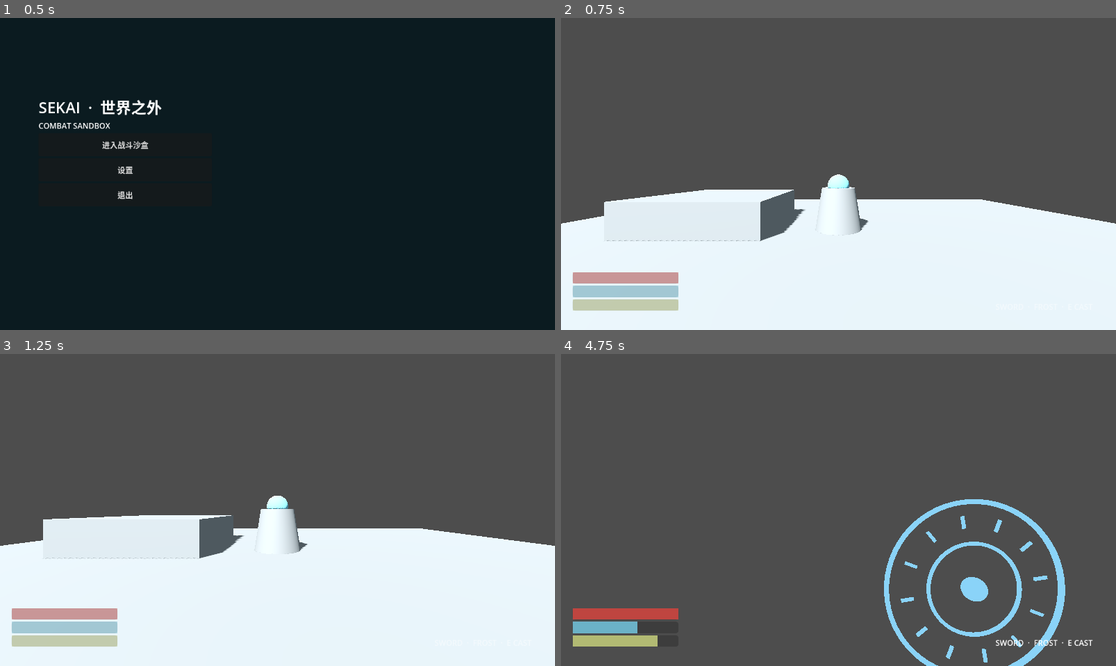
Above: before the commit, frames 1-4 (two rows, left to right).
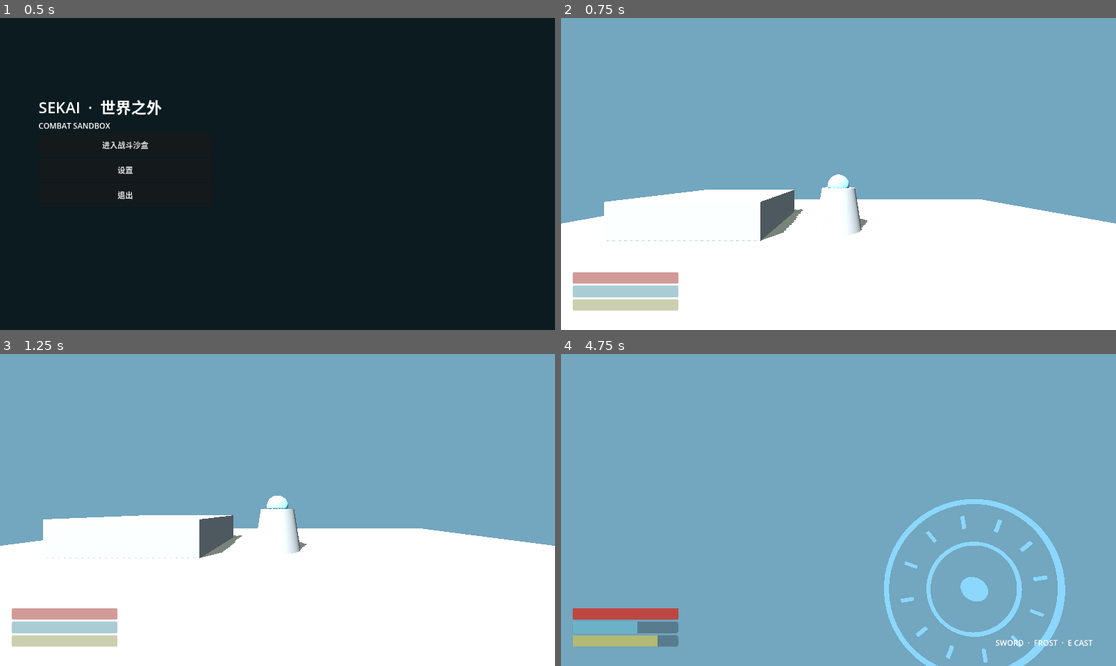
Above: after the commit, the same moments.

Repository: nanhudev/SEKAI
Game: Godot game, scene res://scenes/main/Main.tscn
The game is run twice, just before and just after one commit, with the same random seed, the same clock (stepped at 60 frames per second) and the same inputs.
Inputs (mouse positions are in pixels of both pictures, inside the frame that each line leads up to):
- Up to frame 1 (0.5 s): no input
- Up to frame 2 (0.75 s): click "进入战斗沙盒" at 0.5 s
- Up to frame 3 (1.25 s): no input
- Up to frame 4 (4.75 s): tap Enter at 1.25 s; move the mouse to (866, 510) at 1.27 s; hold Right mouse button (block) 1.28-2.03 s; hold W (move_forward) from 1.28 s (still down); click (866, 510) at 1.42 s; tap Space (jump) at 1.52, 2.27, 3.77, 4.52 s; move the mouse to (810, 510) at 2.02 s; tap E (cast_selected) at 2.1 s; move the mouse to (849, 503) at 2.77 s; hold Q (dodge) 2.78-3.53 s; move the mouse to (832, 516) at 3.52 s; tap Z (fire_cast) at 3.6 s; click (832, 516) at 3.67 s; move the mouse to (877, 513) at 4.27 s; hold R (frost_cast) from 4.28 s (still down)

Frame 1 is identical in both runs. In frame 2, 63% of the frame differs, in the area x 0-100%, y 0-72%; in frame 3, 59%; in frame 4, 95%, in the area x 0-100%, y 0-100%.

Commit message:
fix: restore 3d rendering in Godot combat runtime

Diff:
--- a/godot/project.godot
+++ b/godot/project.godot
@@ -12,4 +12,8 @@
 
 config/name="SEKAI Combat Prototype"
 run/main_scene="res://scenes/main/Main.tscn"
-config/features=PackedStringArray("4.4", "Forward Plus")
+config/features=PackedStringArray("4.4", "GL Compatibility")
+
+[rendering]
+
+renderer/rendering_method="gl_compatibility"
--- a/godot/scenes/combat/CombatSandbox.tscn
+++ b/godot/scenes/combat/CombatSandbox.tscn
@@ -10,11 +10,17 @@
 [ext_resource type="Script" path="res://scripts/systems/combat_music.gd" id="8"]
 [ext_resource type="AudioStream" path="res://audio/music/first-encounter.mp3" id="9"]
 
+[sub_resource type="StandardMaterial3D" id="FloorDebugMaterial"]
+albedo_color = Color(0.82, 0.79, 0.69, 1)
+roughness = 1.0
+
 [sub_resource type="BoxMesh" id="FloorMesh"]
 size = Vector3(24, 0.5, 24)
+material = SubResource("FloorDebugMaterial")
 
 [sub_resource type="BoxShape3D" id="FloorShape"]
 size = Vector3(24, 0.5, 24)
+material = SubResource("FloorDebugMaterial")
 
 [sub_resource type="BoxMesh" id="PlatformMesh"]
 size = Vector3(5, 1.5, 5)
@@ -23,8 +29,8 @@
 size = Vector3(5, 1.5, 5)
 
 [sub_resource type="Environment" id="Environment_1"]
-background_mode = 2
-background_color = Color(0.14, 0.22, 0.25, 1)
+background_mode = 1
+background_color = Color(0.45, 0.65, 0.75, 1)
 ambient_light_source = 2
 ambient_light_color = Color(0.58, 0.66, 0.7, 1)
 
@@ -36,7 +42,7 @@
 
 [node name="Sun" type="DirectionalLight3D" parent="."]
 rotation = Vector3(-0.8, -0.5, 0)
-light_energy = 1.6
+light_energy = 2.3
 shadow_enabled = true
 
 [node name="Floor" type="StaticBody3D" parent="."]
@@ -65,7 +71,7 @@
 script = ExtResource("3")
 
 [node name="CombatScreenFX" type="CanvasLayer" parent="."]
-layer = -1
+layer = 5
 script = ExtResource("5")
 
 [node name="TimeEffectManager" type="Node" parent="."]
--- /dev/null
+++ b/godot/scenes/debug/RenderProbe.tscn
@@ -0,0 +1,41 @@
+[gd_scene load_steps=7 format=3]
+
+[sub_resource type="StandardMaterial3D" id="Magenta"]
+shading_mode = 0
+albedo_color = Color(1, 0, 1, 1)
+
+[sub_resource type="StandardMaterial3D" id="Cyan"]
+shading_mode = 0
+albedo_color = Color(0, 1, 1, 1)
+
+[sub_resource type="BoxMesh" id="Cube"]
+size = Vector3(1.5, 1.5, 1.5)
+material = SubResource("Magenta")
+
+[sub_resource type="BoxMesh" id="Ground"]
+size = Vector3(12, 0.2, 12)
+material = SubResource("Cyan")
+
+[sub_resource type="Environment" id="Environment"]
+background_mode = 1
+background_color = Color(0.55, 0.68, 0.78, 1)
+
+[node name="RenderProbe" type="Node3D"]
+
+[node name="Camera3D" type="Camera3D" parent="."]
+position = Vector3(0, 2, 5)
+rotation = Vector3(-0.38, 0, 0)
+current = true
+
+[node name="WorldEnvironment" type="WorldEnvironment" parent="."]
+environment = SubResource("Environment")
+
+[node name="DirectionalLight3D" type="DirectionalLight3D" parent="."]
+rotation = Vector3(-0.7, -0.5, 0)
+
+[node name="Cube" type="MeshInstance3D" parent="."]
+position = Vector3(0, 1, 0)
+mesh = SubResource("Cube")
+
+[node name="Ground" type="MeshInstance3D" parent="."]
+mesh = SubResource("Ground")
--- a/godot/scripts/combat/combat_sandbox.gd
+++ b/godot/scripts/combat/combat_sandbox.gd
@@ -11,6 +11,8 @@
 
 func _ready() -> void:
 	dummy.shattered.connect(_on_shattered)
+	screen_fx.reset()
+	call_deferred("_check_visual_state")
 
 
 func _on_shattered() -> void:
@@ -21,3 +23,10 @@
 	camera_feedback.add_impulse(Vector2(0.025, -0.035))
 	screen_fx.flash_hit(0.22)
 	time_effects.request_hitstop(0.085)
+
+func _check_visual_state() -> void:
+	var camera: Camera3D = player.get_node("CameraRig/LookPivot/MotionPivot/ShakePivot/Camera3D")
+	if not camera.is_current():
+		camera.make_current()
+	var world_environment: WorldEnvironment = $WorldEnvironment
+	print("SEKAI VISUAL camera_current=", camera.is_current(), " camera_pos=", camera.global_position, " camera_forward=", -camera.global_basis.z, " player_pos=", player.global_position, " environment=", world_environment.environment != null, " viewport=", get_viewport().get_visible_rect().size, " sandbox_visible=", is_visible_in_tree(), " fx_visible=", screen_fx.overlay.visible)
--- a/godot/scripts/combat/combat_screen_fx.gd
+++ b/godot/scripts/combat/combat_screen_fx.gd
@@ -12,6 +12,7 @@
 func _ready() -> void:
 	overlay = ColorRect.new()
 	overlay.mouse_filter = Control.MOUSE_FILTER_IGNORE
+	overlay.visible = false
 	overlay.set_anchors_and_offsets_preset(Control.PRESET_FULL_RECT)
 	add_child(overlay)
 	var shader := Shader.new()
@@ -40,8 +41,9 @@
 
 
 func _process(delta: float) -> void:
-	if flash > 0.0:
+	if flash > 0.0 or ink_slash > 0.0:
 		flash = maxf(0.0, flash - delta * 2.8)
+		ink_slash = maxf(0.0, ink_slash - delta * 3.5)
 		_update_shader()
 
 
@@ -60,3 +62,4 @@
 	material.set_shader_parameter("vignette", vignette)
 	material.set_shader_parameter("flash", flash)
 	material.set_shader_parameter("ink_slash", ink_slash)
+	overlay.visible = desaturation > 0.001 or vignette > 0.001 or flash > 0.001 or ink_slash > 0.001
Not shown: 1 places in godot/scenes/combat/CombatSandbox.tscn that only renumber resources
Not shown, added: docs/BLACK_SCREEN_DIAGNOSIS.md
Not shown, changed: docs/STATUS.md
